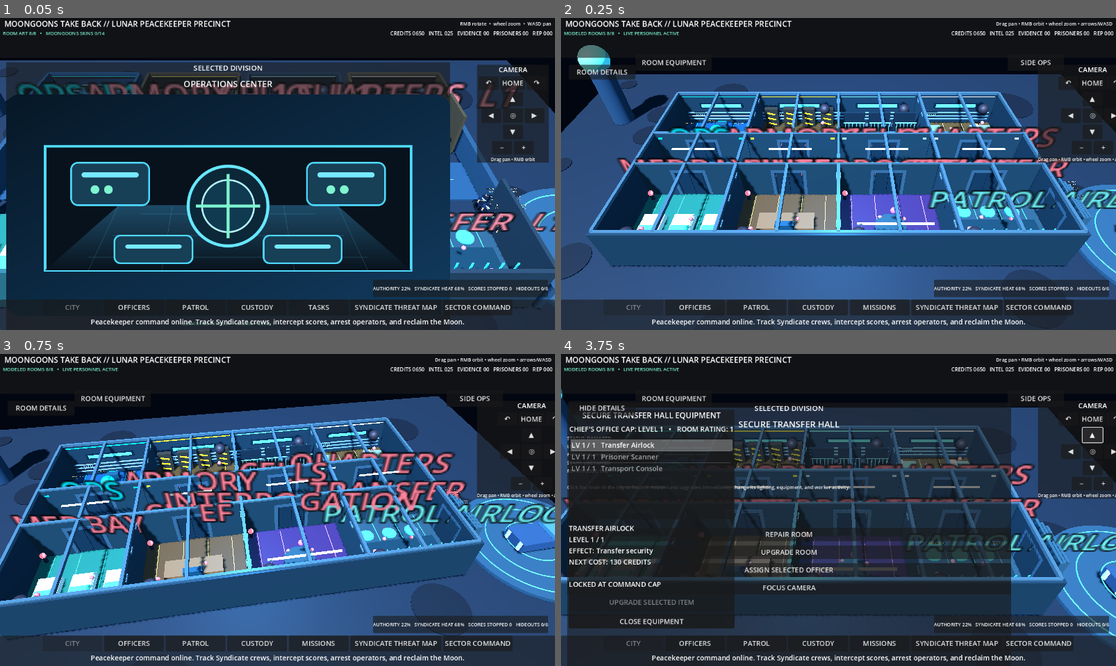
Above: before the commit, frames 1-4 (two rows, left to right).
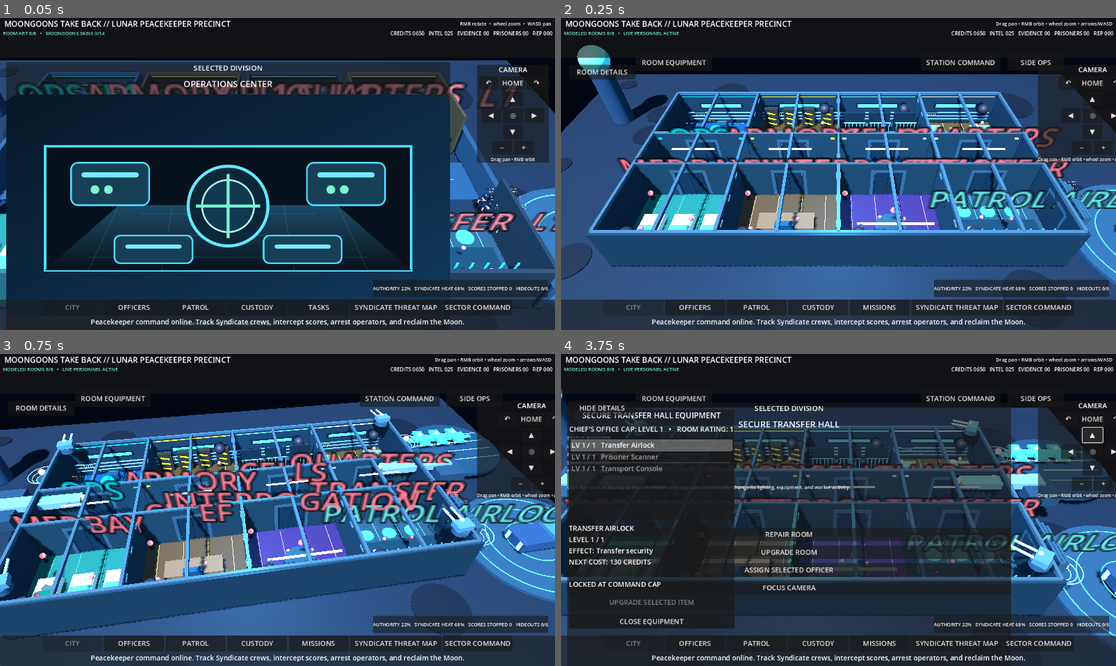
Above: after the commit, the same moments.

Repository: POTD725/MoonGoons-Take-Back
Game: Godot game, scene res://scenes/LivingPrecinct.tscn
Same seed, same stepped clock (60 frames per second), same inputs: the game is played once before the commit and once after it.
Inputs (mouse positions are in pixels of both pictures, inside the frame that each line leads up to):
- Up to frame 1 (0.05 s): no input
- Up to frame 2 (0.25 s): no input
- Up to frame 3 (0.75 s): tap Enter at 0.5 s; move the mouse to (399, 494) at 0.52 s; hold D from 0.53 s (still down); tap Q at 0.6 s; click (399, 494) at 0.67 s
- Up to frame 4 (3.75 s): release D at 1.25 s; drag from (727, 525) to (810, 572) at 1.27 s; click "↶" at 2 s; click "HOME" at 2.75 s; click "▲" at 3.5 s

Frame 1 is identical in both runs. In frame 2, 0.2% of the frame differs, in the area x 65-79%, y 13-16%; in frame 3, 4.6%, in the area x 0-90%, y 13-79%; in frame 4, 3.1%.

Commit message:
Attach station command and defense visuals

Diff:
--- a/scenes/LivingPrecinct.tscn
+++ b/scenes/LivingPrecinct.tscn
@@ -8,6 +8,8 @@
 [ext_resource type="Script" path="res://scripts/space_station_architecture.gd" id="6_station"]
 [ext_resource type="Script" path="res://scripts/precinct_progression_ui.gd" id="7_progression"]
 [ext_resource type="Script" path="res://scripts/side_operations_ui.gd" id="8_sideops"]
+[ext_resource type="Script" path="res://scripts/station_command_ui.gd" id="9_command"]
+[ext_resource type="Script" path="res://scripts/station_defense_visuals.gd" id="10_defense"]
 
 [node name="LivingMoonGoonsPrecinct" type="Node3D"]
 script = ExtResource("1_living")
@@ -32,3 +34,9 @@
 
 [node name="SideOperationsUI" type="Node" parent="."]
 script = ExtResource("8_sideops")
+
+[node name="StationCommandUI" type="Node" parent="."]
+script = ExtResource("9_command")
+
+[node name="StationDefenseVisualsController" type="Node" parent="."]
+script = ExtResource("10_defense")
Not shown: 1 places in scenes/LivingPrecinct.tscn that only renumber resources
